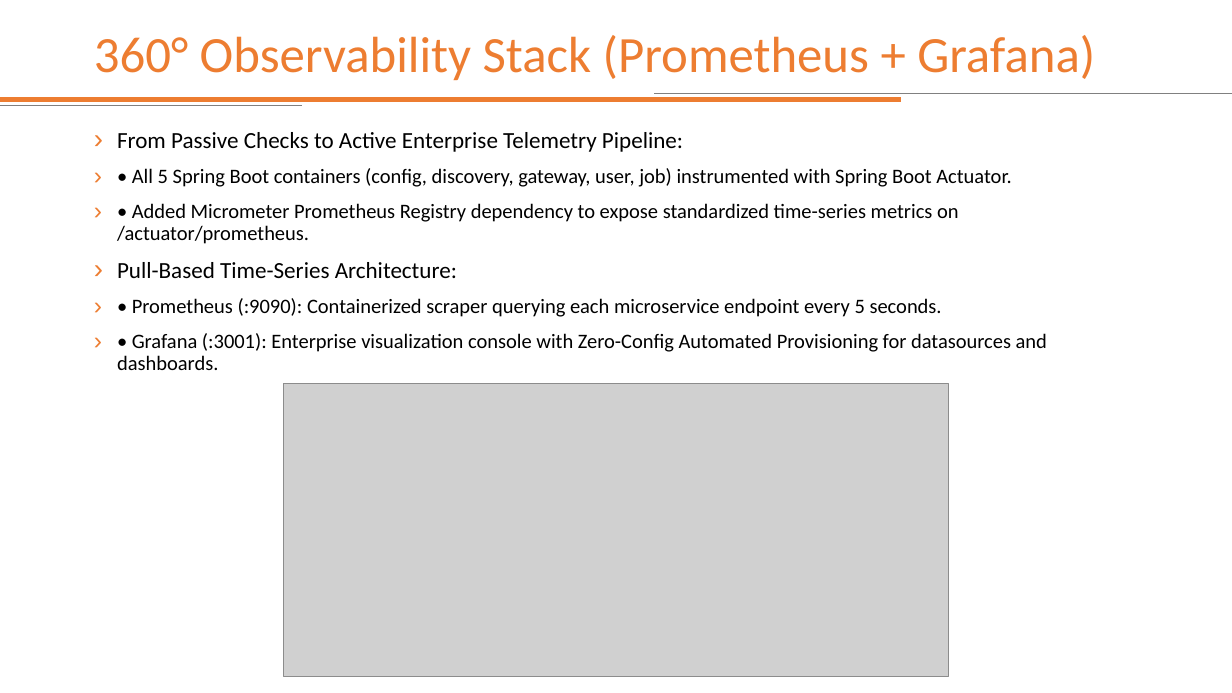
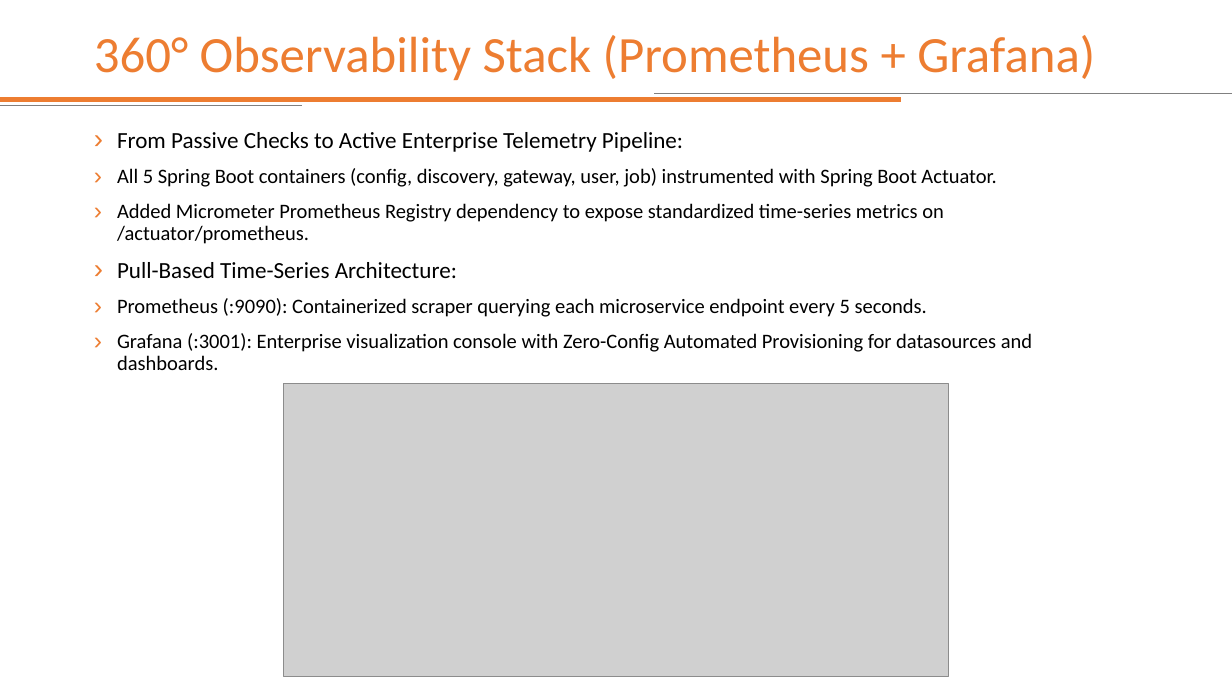
Before and after one commit to mattpat48/springboot-microservices-development, a slide deck: slide 67 of 8_3 - Developing Microservices - Complete_Edition.pptx. Drawn at 1232x693 pixels with LibreOffice and Linux fonts; fonts in the diff are those of the drawing; grey boxes stand for pictures. Boxes give left, top, right and bottom in pixels: in the first picture for what was removed or moved away, otherwise in the second. Text is boxed around its words. In the diff, an @@ line names an element or a change of style, - is before the commit and + after.

```diff
--- a/8_3 - Developing Microservices - Complete_Edition.pptx
+++ b/8_3 - Developing Microservices - Complete_Edition.pptx
@@ text at (117,168,996,244): text changed @@
-› • All 5 Spring Boot containers (config, discovery, gateway, user, job) instrumented with Spring Boot Actuator.
-› • Added Micrometer Prometheus Registry dependency to expose standardized time-series metrics on /actuator/prometheus.
+› All 5 Spring Boot containers (config, discovery, gateway, user, job) instrumented with Spring Boot Actuator.
+› Added Micrometer Prometheus Registry dependency to expose standardized time-series metrics on /actuator/prometheus.
@@ text at (117,298,1032,370): text changed @@
-› • Prometheus (:9090): Containerized scraper querying each microservice endpoint every 5 seconds.
-› • Grafana (:3001): Enterprise visualization console with Zero-Config Automated Provisioning for datasources and dashboards.
+› Prometheus (:9090): Containerized scraper querying each microservice endpoint every 5 seconds.
+› Grafana (:3001): Enterprise visualization console with Zero-Config Automated Provisioning for datasources and dashboards.
```
Also in this commit, not shown: 12 other slides changed.
